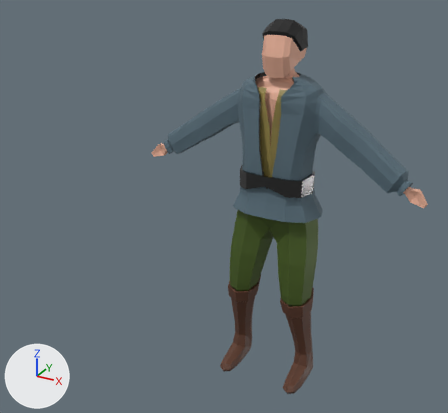
The Blender file Assets/blend files/MC.blend as it was, and as the next commit left it.
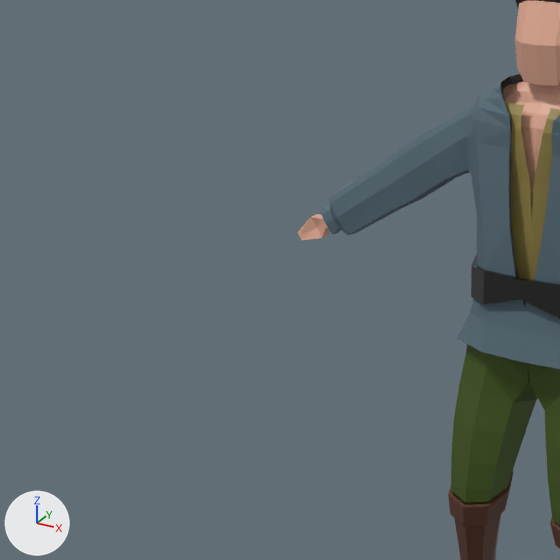
There are two pictures of each version: one whole from a 50 mm camera at (1.19, -2.71, 2.3) aimed at (-0.3, 0.0, 0.94), one close up on the part from 0% to 64% of the width and 8% to 77% of the height. Lighting does not change. The marker at lower left points along +X, +Y and +Z.

Script lines for the objects in view, before the commit:
```python
me_cube_003 = bpy.data.meshes.new('Cube.003')
me_cube_003.from_pydata(...)  # 773 vertices, 727 faces; spans x -2.97..2.97, y -0.87..0.98, z -5.75..1.73
# faces by material slot: [376, 35, 108, 208]
me_cube_003.materials.append(mat_material_002)  # dark blue #506875
me_cube_003.materials.append(mat_material_004)  # black #000000
me_cube_003.materials.append(mat_material_005)  # dark green #4b6023
me_cube_003.materials.append(mat_material_006)  # brown #5c3827
me_cube_006 = bpy.data.meshes.new('Cube.006')
me_cube_006.from_pydata(...)  # 48 vertices, 36 faces; spans x -0.86..0.86, y -0.62..0.6, z -0.22..0.23
me_cube_006.materials.append(mat_material_003)  # black #000000
me_cube_009 = bpy.data.meshes.new('Cube.009')
me_cube_009.from_pydata(...)  # 32 vertices, 27 faces; spans x 0.0..0.95, y -1.15..1.31, z -1.07..1.51
# faces by material slot: [13, 14]
me_cube_009.materials.append(mat_skin)  # beige #e7b097
me_cube_009.materials.append(mat_hair)  # black #000000
ob_cube = bpy.data.objects.new('Cube', me_cube_009)
ob_cube.location = (0.0, 0.039, 1.791)
ob_cube.scale = (0.0996, 0.0996, 0.0996)
_m = ob_cube.modifiers.new('Mirror', 'MIRROR')
_m.use_clip = True
ob_outer_cloth = bpy.data.objects.new('outer cloth', me_cube_003)
ob_outer_cloth.location = (0.0, 0.0, 1.304)
ob_outer_cloth.scale = (0.227, 0.227, 0.227)
ob_outer_cloth_001 = bpy.data.objects.new('outer cloth.001', me_cube_006)
ob_outer_cloth_001.location = (0.0, 0.019, 1.162)
ob_outer_cloth_001.scale = (0.227, 0.227, 0.227)
# also in view: 'middle cloth' at (0.0, -0.07, 1.39); 'Cube.003' at (0.0, 0.03, 1.45)
```
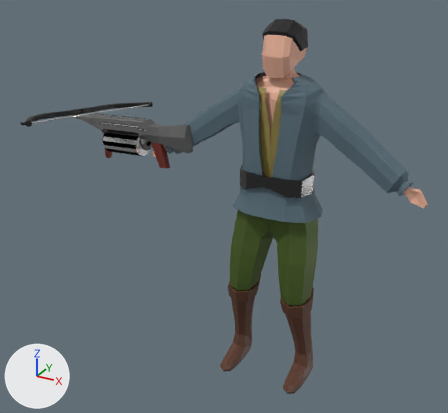
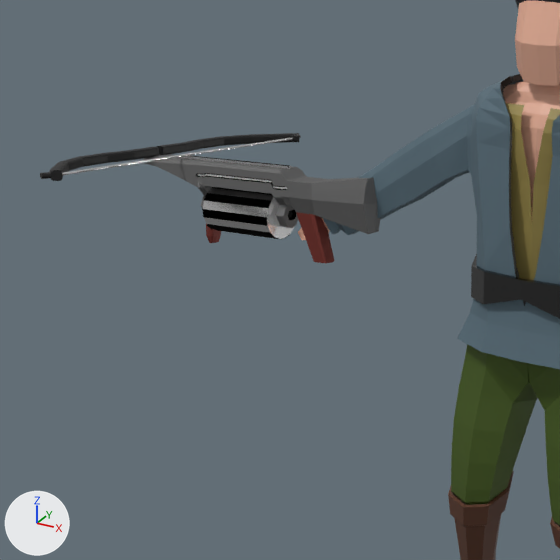
What differs and where, as boxes (x1, y1, x2, y2) in the close-ups (560 x 560 px):
'Cube.004', added
    after: (143, 154, 380, 263)
    faces in mat_material (dark grey #6d6d6d): (143, 154, 380, 234)
    faces in mat_material_021 (dark red #74352f): (206, 212, 335, 263)
    faces in mat_material_020 (white #ffffff): (181, 156, 290, 189)
    faces in mat_material_019 (black #000000): (192, 156, 296, 220)
'Cube.005', added
    after: (202, 187, 295, 239)
    faces in mat_material_023 (white #e7e7e7): (203, 188, 294, 239)
    faces in mat_material_024 (black #000000): (202, 187, 295, 239)
'Cube.006', added (black)
    after: (40, 133, 301, 181)
    faces in mat_material_022 (black #000000): (40, 133, 301, 181)
    faces in mat_material_023 (white #e7e7e7): (62, 137, 294, 175)

The edits, one by one:
Material 'Material.021' (mat_material_021) is new.
Its base color is (0.174, 0.036, 0.0284) (dark red #74352f).
Its metallic is 0.345.
Its specular ior level is 0.205.
Material 'Material.019' (mat_material_019) is new.
Its base color is (0.0, 0.0, 0.0) (black #000000).
Its metallic is 1.0.
Material 'Material.020' (mat_material_020) is new.
Its base color is (1.0, 1.0, 1.0) (white #ffffff).
Material 'Material' (mat_material) is new.
Its base color is (0.154, 0.154, 0.154) (dark grey #6d6d6d).
Its metallic is 0.241.
Its specular ior level is 0.0.
Material 'Material.023' (mat_material_023) is new.
Its base color is (0.8, 0.8, 0.8) (white #e7e7e7).
Its metallic is 1.0.
Its roughness is 0.155.
Material 'Material.022' (mat_material_022) is new.
Its base color is (0.0, 0.0, 0.0) (black #000000).
Material 'Material.024' (mat_material_024) is new.
Its base color is (0.0, 0.0, 0.0) (black #000000).
Its metallic is 1.0.
Its roughness is 0.777.
Its specular ior level is 0.632.
Mesh me_cube is new.
It has 612 vertices, 600 faces and spans x -100.0..100.0, y -206.0..368.0, z -715.0..1108.0.
Faces by material slot: [378, 130, 40, 52].
It uses material mat_material (dark grey #6d6d6d).
It uses material mat_material_019 (black #000000).
It uses material mat_material_020 (white #ffffff).
It uses material mat_material_021 (dark red #74352f).
Mesh me_cube_012 is new.
It has 1172 vertices, 1106 faces and spans x -140.0..591.0, y -83.0..84.0, z -2210.0..2209.0.
Faces by material slot: [208, 898].
It uses material mat_material_022 (black #000000).
It uses material mat_material_023 (white #e7e7e7).
Mesh me_cube_013 is new.
It has 72 vertices, 56 faces and spans x -151.0..151.0, y -141.0..160.0, z -267.0..267.0.
Faces by material slot: [11, 45].
It uses material mat_material_023 (white #e7e7e7).
It uses material mat_material_024 (black #000000).
Object 'Cube.004' (ob_cube_004) is new; it shows me_cube.
Its location is (-0.794, -0.02, 1.204).
Its rotation in degrees is (94, -6.6, -94).
Its scale is (0.00045, 0.00045, 0.00045).
Object 'Cube.006' (ob_cube_006) is new; it shows me_cube_012.
Its location is (-1.171, 0.021, 1.348).
Its rotation in degrees is (-83, 176, -3.2).
Its scale is (0.000243, 0.00017, 0.000243).
Object 'Cube.005' (ob_cube_005) is new; it shows me_cube_013.
Its location is (-0.923, -0.011, 1.213).
Its rotation in degrees is (94, -6.6, -94).
Its scale is (0.00045, 0.00045, 0.00045).
